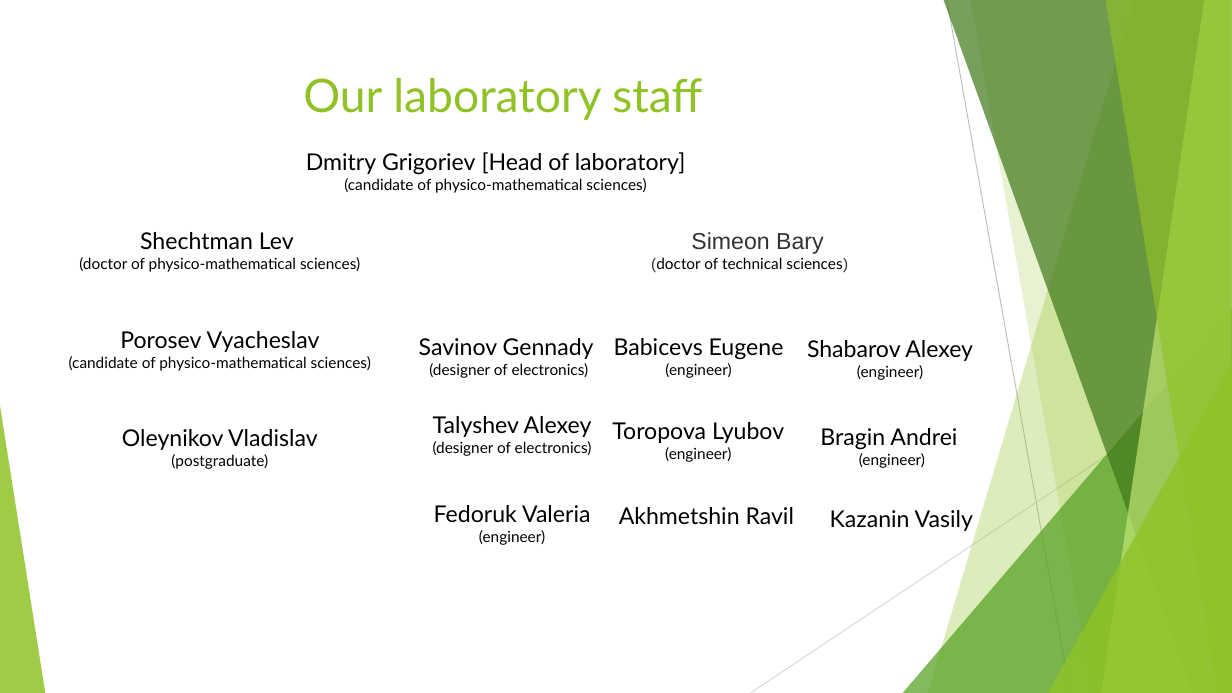
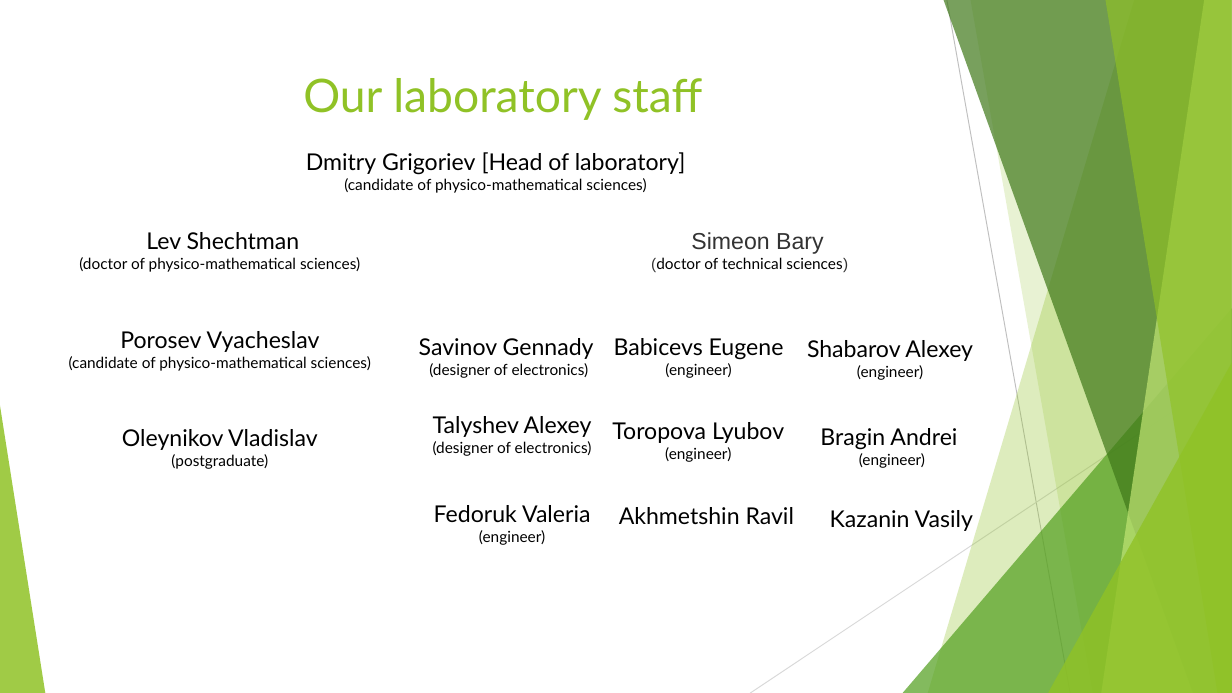
Before and after one commit to Vlad-ole/Presentations, a slide deck: slide 3 of My_laboratory/My_laboratory.pptx. Drawn at 1232x693 pixels with LibreOffice and Linux fonts; fonts in the diff are those of the drawing. Boxes give left, top, right and bottom in pixels: in the first picture for what was removed or moved away, otherwise in the second. Text is boxed around its words. In the diff, an @@ line names an element or a change of style, - is before the commit and + after.

```diff
--- a/My_laboratory/My_laboratory.pptx
+++ b/My_laboratory/My_laboratory.pptx
@@ text at [146,232,300,250]: text changed @@
-Shechtman Lev
+Lev Shechtman
```
Also in this commit, not shown: 16 other files.
